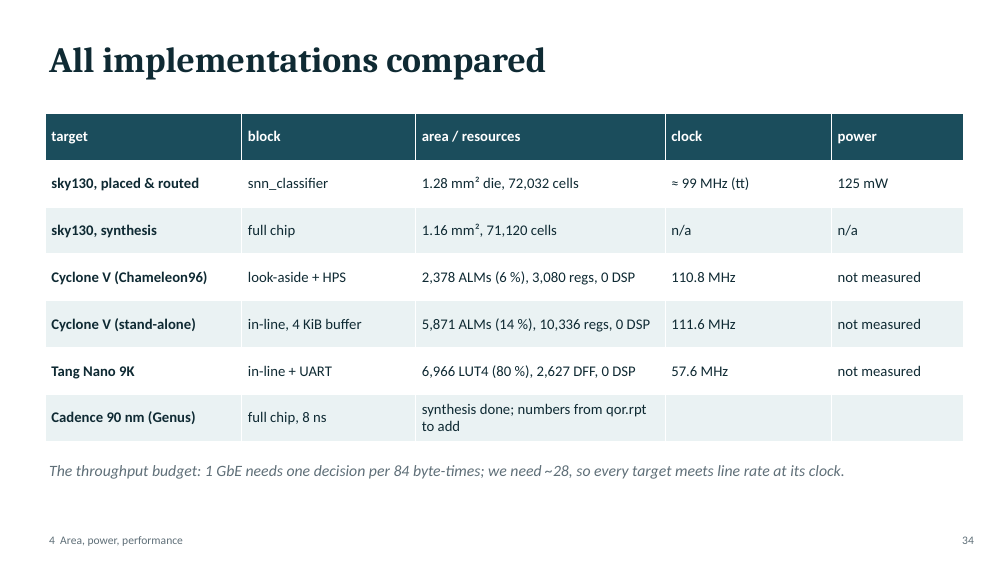
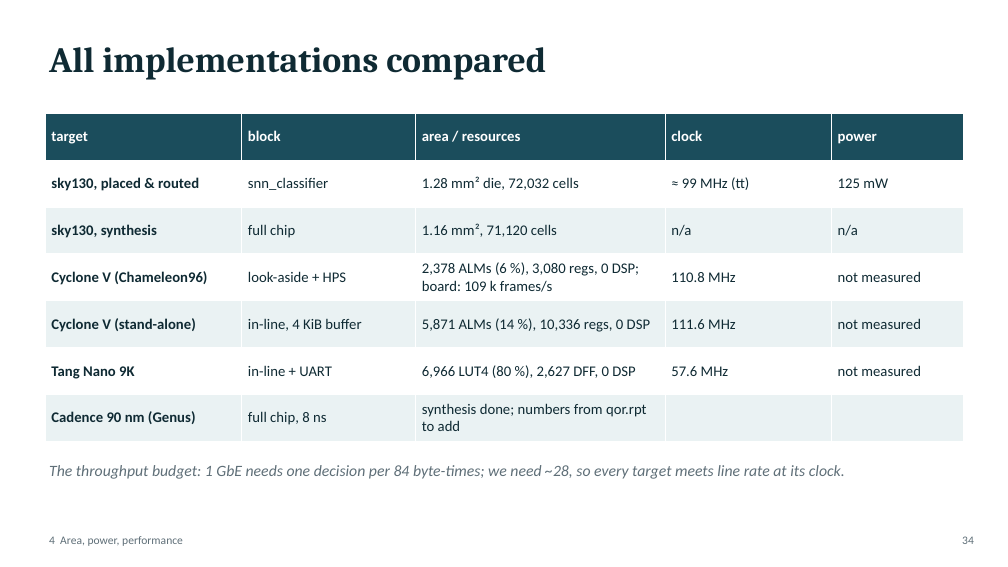
Before and after one commit to segfault610/SNN_based_network_packet_classifier, a slide deck: slide 34 of docs/SNN_Firewall_Explained.pptx. Drawn at 1008x567 pixels with LibreOffice and Linux fonts; fonts in the diff are those of the drawing. Boxes give left, top, right and bottom in pixels: in the first picture for what was removed or moved away, otherwise in the second. Text is boxed around its words. In the diff, an @@ line names an element or a change of style, - is before the commit and + after.

```diff
--- a/docs/SNN_Firewall_Explained.pptx
+++ b/docs/SNN_Firewall_Explained.pptx
@@ table at (45,113,964,442) @@
-row 4, column 3: 2,378 ALMs (6 %), 3,080 regs, 0 DSP
+row 4, column 3: 2,378 ALMs (6 %), 3,080 regs, 0 DSP; board: 109 k frames/s
```
Also in this commit, not shown: 2 other slides changed, 6 other files.
